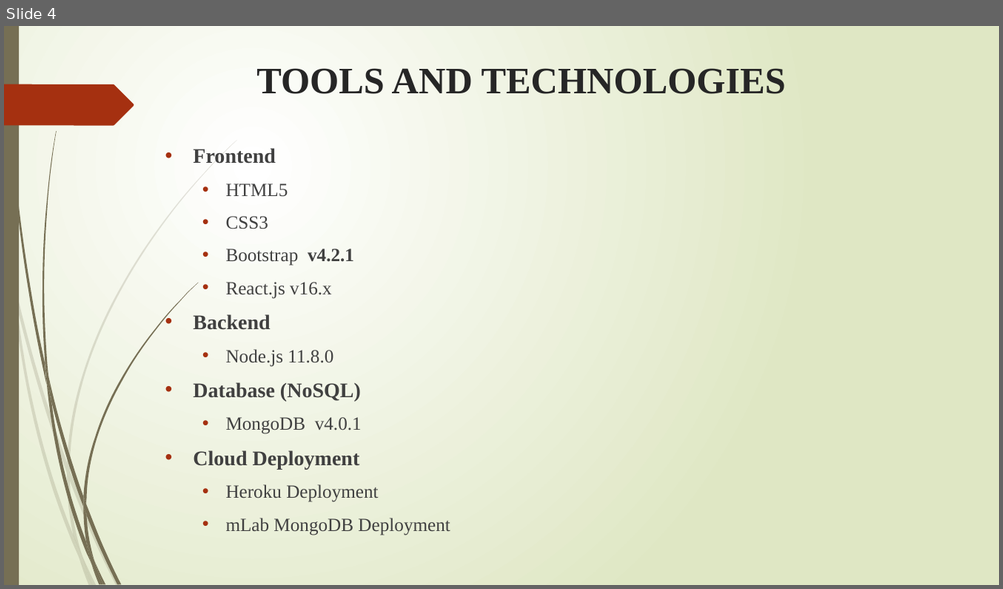
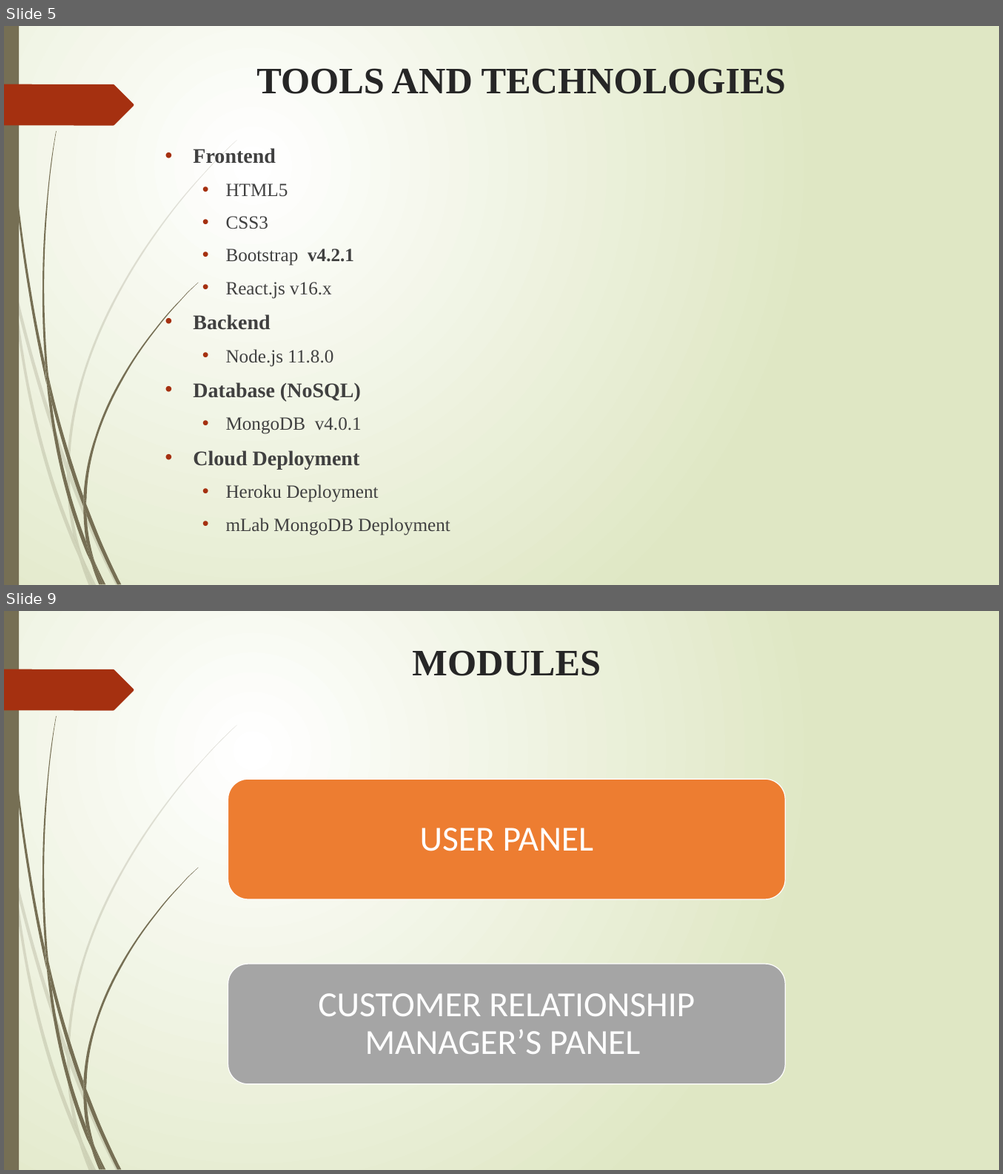
Before and after one commit to vijaykumarrpai/mca-code, a slide deck: 5thSem/Project/Bulk Email Aggregtor.pptx. Shown one above the other, each under a label of ours: slide 4 before the commit, slides 5 and 9 after it; the slides between them are not shown. The pictures are 1003x589 and 1003x1174 pixels, drawn with LibreOffice and Linux fonts; fonts in the diff are those of the drawing. Boxes give left, top, right and bottom in pixels: in the first picture for what was removed or moved away, otherwise in the second. Text is boxed around its words. In the diff, an @@ line names an element or a change of style, - is before the commit and + after.

```diff
--- a/5thSem/Project/Bulk Email Aggregtor.pptx
+++ b/5thSem/Project/Bulk Email Aggregtor.pptx
@@ slide 9 added at (4, 611, 999, 1170), background gradient #FFFFFF to #DFE8C4; not listed: 24 template elements that a slide beside it also shows @@
@@ title added at (412, 650, 600, 676), 36 pt, text #262626, bold @@
+MODULES
@@ rounded rectangle added at (227, 779, 785, 899), fill #ED7D31, outline #FFFFFF 0.85 pt @@
@@ text added at (420, 828, 593, 851), 34 pt, text #FFFFFF @@
+USER PANEL
@@ rounded rectangle added at (227, 964, 785, 1084), fill #A5A5A5, outline #FFFFFF 0.85 pt @@
@@ text added at (318, 994, 694, 1054), 34 pt, text #FFFFFF @@
+CUSTOMER RELATIONSHIP MANAGER’S PANEL
@@ what was slide 4 is now slide 5 @@
```
Also in this commit, not shown: 2 slides changed, 3 other slides added, 40 other files.
